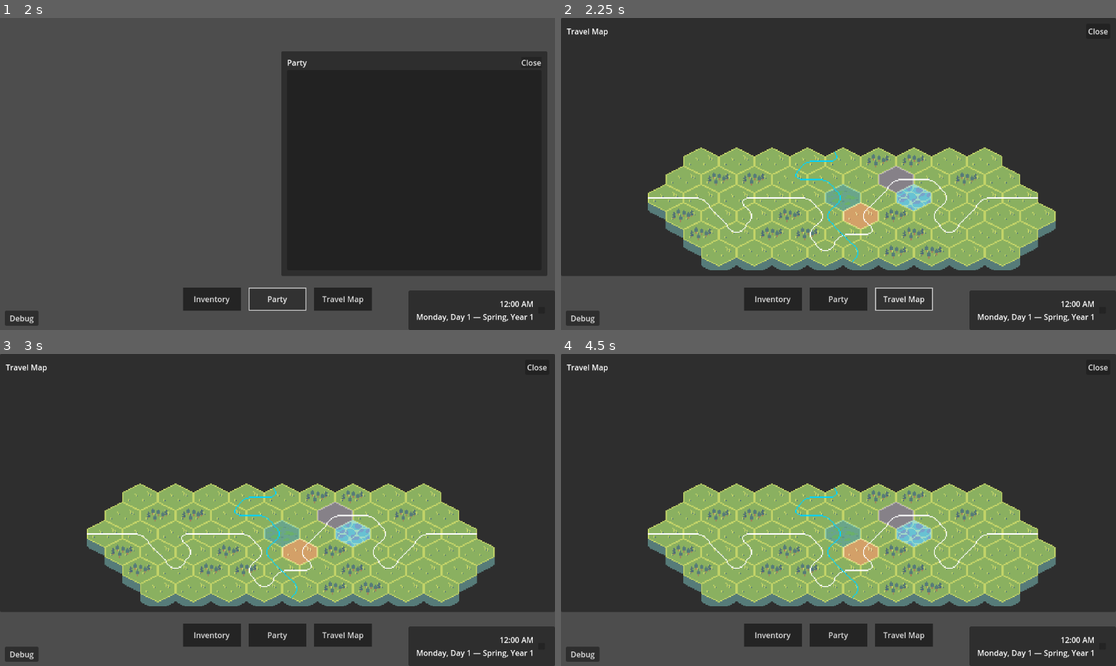
Above: before the commit, frames 1-4 (two rows, left to right).
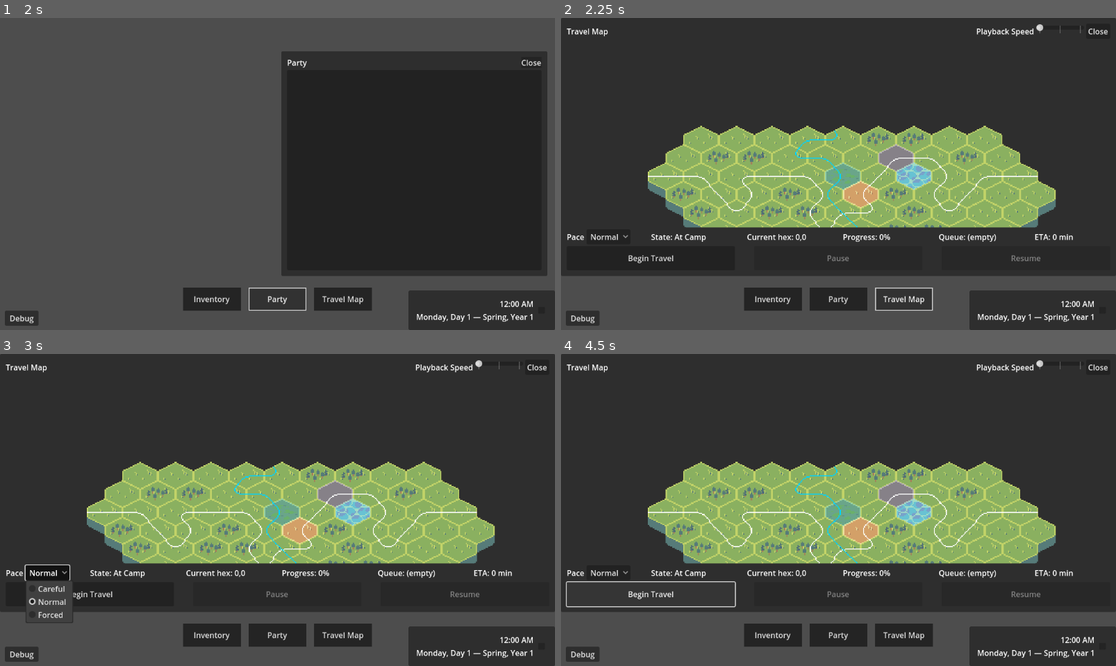
Above: after the commit, the same moments.

Repository: edendraug/frontier-rpg
Game: Godot game, scene res://ui/expedition_hub.tscn
Same seed, same stepped clock (60 frames per second), same inputs: the game is played once before the commit and once after it. This scene is started directly instead of the project's main scene.
Inputs (mouse positions are in pixels of both pictures, inside the frame that each line leads up to):
- Up to frame 1 (2 s): click "Inventory" at 0.5 s; click "Party" at 1.25 s
- Up to frame 2 (2.25 s): click "Travel Map" at 2 s
- Up to frame 3 (3 s): click (49, 572) at 2.75 s, where only the run after the commit has a clickable "Normal"
- Up to frame 4 (4.5 s): click (610, 572) at 3.5 s, where only the run after the commit has a clickable "Normal"; click (649, 594) at 4.25 s, where only the run after the commit has a clickable "Begin Travel"

Frame 1 is identical in both runs. In frame 2, 22% of the frame differs, in the area x 1-94%, y 2-81%; in frame 3, 22%, in the area x 1-94%, y 2-87%; in frame 4, 22%.

Commit message:
Travel System Interaction 2
Controls added to travel panel.

Diff:
--- a/systems/world_generation/scenes/world_map_authoring.tscn
+++ b/systems/world_generation/scenes/world_map_authoring.tscn
@@ -109,12 +109,6 @@
 2:4/0/terrain = 0
 2:4/0/terrains_peering_bit/top_left_side = 0
 2:4/0/terrains_peering_bit/top_right_side = 0
-0:5/0 = 0
-1:5/0 = 0
-2:5/0 = 0
-0:6/0 = 0
-1:6/0 = 0
-2:6/0 = 0
 0:1/0 = 0
 0:1/0/texture_origin = Vector2i(0, -3)
 0:1/0/terrain_set = 0
@@ -223,12 +217,6 @@
 2:4/0/terrain = 0
 2:4/0/terrains_peering_bit/top_left_side = 0
 2:4/0/terrains_peering_bit/top_right_side = 0
-0:5/0 = 0
-1:5/0 = 0
-2:5/0 = 0
-0:6/0 = 0
-1:6/0 = 0
-2:6/0 = 0
 0:1/0 = 0
 0:1/0/texture_origin = Vector2i(0, -3)
 0:1/0/terrain_set = 0
--- a/ui/expedition_hub.tscn
+++ b/ui/expedition_hub.tscn
@@ -1,10 +1,13 @@
-[gd_scene load_steps=7 format=3 uid="uid://dv36i3ivm5svj"]
+[gd_scene load_steps=9 format=3 uid="uid://dv36i3ivm5svj"]
 
 [ext_resource type="Theme" uid="uid://beyooei0gsls" path="res://assets/themes/dialogue_window_theme.tres" id="1_m00r5"]
 [ext_resource type="Script" uid="uid://bxj4wvnekjjio" path="res://ui/expedition_hub.gd" id="1_m1pwa"]
 [ext_resource type="PackedScene" uid="uid://j48ruwj3inp2" path="res://ui/dialogue_window/dialogue_window.tscn" id="2_0oqvb"]
 [ext_resource type="Script" uid="uid://8hbyeb6ediqj" path="res://ui/travel_map_panel.gd" id="3_erf46"]
+[ext_resource type="Script" uid="uid://bx21jcdjybxam" path="res://ui/travel_control_panel.gd" id="3_wpls2"]
 [ext_resource type="PackedScene" uid="uid://buyqvajop1glw" path="res://systems/world_generation/scenes/world_map_authoring.tscn" id="4_24yum"]
+
+[sub_resource type="StyleBoxEmpty" id="StyleBoxEmpty_24yum"]
 
 [sub_resource type="StyleBoxEmpty" id="StyleBoxEmpty_m1pwa"]
 
@@ -101,6 +104,7 @@
 
 [node name="PartyOverlay" type="Panel" parent="PanelsLayer"]
 unique_name_in_owner = true
+visible = false
 anchors_preset = 11
 anchor_left = 1.0
 anchor_right = 1.0
@@ -150,6 +154,7 @@
 
 [node name="InventoryOverlay" type="Panel" parent="PanelsLayer"]
 unique_name_in_owner = true
+visible = false
 anchors_preset = 9
 anchor_bottom = 1.0
 offset_left = 12.0
@@ -225,6 +230,7 @@
 
 [node name="VBoxContainer" type="VBoxContainer" parent="PanelsLayer/TravelMapOverlay/MarginContainer"]
 layout_mode = 2
+script = ExtResource("3_wpls2")
 
 [node name="HBoxContainer" type="HBoxContainer" parent="PanelsLayer/TravelMapOverlay/MarginContainer/VBoxContainer"]
 layout_mode = 2
@@ -233,6 +239,21 @@
 layout_mode = 2
 size_flags_horizontal = 3
 text = "Travel Map"
+
+[node name="PlaybackSpeedLabel" type="Label" parent="PanelsLayer/TravelMapOverlay/MarginContainer/VBoxContainer/HBoxContainer"]
+layout_mode = 2
+text = "Playback Speed"
+
+[node name="PlaybackSpeedSlider" type="HSlider" parent="PanelsLayer/TravelMapOverlay/MarginContainer/VBoxContainer/HBoxContainer"]
+unique_name_in_owner = true
+custom_minimum_size = Vector2(100, 0)
+layout_mode = 2
+min_value = 1.0
+max_value = 20.0
+step = 10.0
+value = 1.0
+tick_count = 3
+ticks_on_borders = true
 
 [node name="TravelMapCloseButton" type="Button" parent="PanelsLayer/TravelMapOverlay/MarginContainer/VBoxContainer/HBoxContainer"]
 unique_name_in_owner = true
@@ -251,7 +272,7 @@
 transparent_bg = true
 handle_input_locally = false
 canvas_item_default_texture_filter = 3
-size = Vector2i(1128, 477)
+size = Vector2i(1128, 396)
 render_target_update_mode = 4
 
 [node name="MapCamera" type="Camera2D" parent="PanelsLayer/TravelMapOverlay/MarginContainer/VBoxContainer/SubViewportContainer/WorldMapViewport"]
@@ -260,6 +281,97 @@
 [node name="WorldMapInstance" parent="PanelsLayer/TravelMapOverlay/MarginContainer/VBoxContainer/SubViewportContainer/WorldMapViewport" instance=ExtResource("4_24yum")]
 unique_name_in_owner = true
 position = Vector2(12, 47)
+
+[node name="HBoxContainer2" type="HBoxContainer" parent="PanelsLayer/TravelMapOverlay/MarginContainer/VBoxContainer"]
+layout_mode = 2
+
+[node name="PaceLabel" type="Label" parent="PanelsLayer/TravelMapOverlay/MarginContainer/VBoxContainer/HBoxContainer2"]
+layout_mode = 2
+text = "Pace"
+
+[node name="PaceOptionButton" type="OptionButton" parent="PanelsLayer/TravelMapOverlay/MarginContainer/VBoxContainer/HBoxContainer2"]
+unique_name_in_owner = true
+layout_mode = 2
+
+[node name="VSeparator" type="VSeparator" parent="PanelsLayer/TravelMapOverlay/MarginContainer/VBoxContainer/HBoxContainer2"]
+layout_mode = 2
+theme_override_constants/separation = 35
+theme_override_styles/separator = SubResource("StyleBoxEmpty_24yum")
+
+[node name="StateLabel" type="Label" parent="PanelsLayer/TravelMapOverlay/MarginContainer/VBoxContainer/HBoxContainer2"]
+unique_name_in_owner = true
+layout_mode = 2
+size_flags_horizontal = 3
+text = "StateLabel"
+
+[node name="VSeparator2" type="VSeparator" parent="PanelsLayer/TravelMapOverlay/MarginContainer/VBoxContainer/HBoxContainer2"]
+layout_mode = 2
+theme_override_constants/separation = 35
+theme_override_styles/separator = SubResource("StyleBoxEmpty_24yum")
+
+[node name="CurrentHexLabel" type="Label" parent="PanelsLayer/TravelMapOverlay/MarginContainer/VBoxContainer/HBoxContainer2"]
+unique_name_in_owner = true
+layout_mode = 2
+size_flags_horizontal = 3
+text = "(0,0)"
+
+[node name="VSeparator3" type="VSeparator" parent="PanelsLayer/TravelMapOverlay/MarginContainer/VBoxContainer/HBoxContainer2"]
+layout_mode = 2
+theme_override_constants/separation = 35
+theme_override_styles/separator = SubResource("StyleBoxEmpty_24yum")
+
+[node name="ProgressLabel" type="Label" parent="PanelsLayer/TravelMapOverlay/MarginContainer/VBoxContainer/HBoxContainer2"]
+unique_name_in_owner = true
+layout_mode = 2
+size_flags_horizontal = 3
+text = "CurrentProgress"
+
+[node name="VSeparator4" type="VSeparator" parent="PanelsLayer/TravelMapOverlay/MarginContainer/VBoxContainer/HBoxContainer2"]
+layout_mode = 2
+theme_override_constants/separation = 35
+theme_override_styles/separator = SubResource("StyleBoxEmpty_24yum")
+
+[node name="QueueLabel" type="Label" parent="PanelsLayer/TravelMapOverlay/MarginContainer/VBoxContainer/HBoxContainer2"]
+unique_name_in_owner = true
+layout_mode = 2
+size_flags_horizontal = 3
+text = "QueueLabel"
+
+[node name="VSeparator5" type="VSeparator" parent="PanelsLayer/TravelMapOverlay/MarginContainer/VBoxContainer/HBoxContainer2"]
+layout_mode = 2
+theme_override_constants/separation = 35
+theme_override_styles/separator = SubResource("StyleBoxEmpty_24yum")
+
+[node name="ETALabel" type="Label" parent="PanelsLayer/TravelMapOverlay/MarginContainer/VBoxContainer/HBoxContainer2"]
+unique_name_in_owner = true
+layout_mode = 2
+size_flags_horizontal = 3
+text = "ETA"
+
+[node name="HBoxContainer3" type="HBoxContainer" parent="PanelsLayer/TravelMapOverlay/MarginContainer/VBoxContainer"]
+layout_mode = 2
+theme_override_constants/separation = 40
+
+[node name="BeginTravelButton" type="Button" parent="PanelsLayer/TravelMapOverlay/MarginContainer/VBoxContainer/HBoxContainer3"]
+unique_name_in_owner = true
+custom_minimum_size = Vector2(0, 50)
+layout_mode = 2
+size_flags_horizontal = 3
+text = "Begin Travel"
+
+[node name="PauseButton" type="Button" parent="PanelsLayer/TravelMapOverlay/MarginContainer/VBoxContainer/HBoxContainer3"]
+unique_name_in_owner = true
+custom_minimum_size = Vector2(0, 50)
+layout_mode = 2
+size_flags_horizontal = 3
+text = "Pause"
+
+[node name="ResumeButton" type="Button" parent="PanelsLayer/TravelMapOverlay/MarginContainer/VBoxContainer/HBoxContainer3"]
+unique_name_in_owner = true
+custom_minimum_size = Vector2(0, 50)
+layout_mode = 2
+size_flags_horizontal = 3
+text = "Resume"
 
 [node name="EscapeMenuOverlay" type="Panel" parent="PanelsLayer"]
 unique_name_in_owner = true
--- /dev/null
+++ b/ui/travel_control_panel.gd
@@ -0,0 +1,82 @@
+extends Control
+
+## Rudimentary control panel for exercising TravelSystem directly --
+## Pace, playback speed, a queue/state/ETA readout, and Begin/Pause/
+## Resume. Companion to travel_map_panel.gd (the map itself); NOT wired
+## to the map visually in any way yet (no highlighting the queue on the
+## map, no click-to-select from here) -- same "prove the pieces work
+## before polishing" posture as everything else in this pass.
+##
+## SCENE SETUP (hand-built in the editor). Suggested placement:
+## alongside the map inside %TravelMapOverlay -- e.g. a sidebar next to
+## the SubViewportContainer -- rather than a separate overlay of its own.
+##   %PaceOptionButton      (OptionButton)
+##   %PlaybackSpeedSlider   (HSlider) — set min/max/step in the Inspector. 0.1-20 is a reasonable starting range for testing both slow-motion and heavy fast-forward.
+##   %StateLabel            (Label)
+##   %CurrentHexLabel       (Label)
+##   %ProgressLabel         (Label) — current_hex_progress as a percentage.
+##   %QueueLabel            (Label) — the queued route, joined into one line.
+##   %ETALabel              (Label) — get_eta_minutes() for the current queue.
+##   %BeginTravelButton     (Button)
+##   %PauseButton           (Button)
+##   %ResumeButton          (Button)
+##
+## Refreshes every label, every frame, unconditionally -- same "just
+## recompute" simplicity Expedition Hub's Party/Inventory overlays
+## already use rather than wiring up selective signal-based updates.
+## Cheap enough at this scale (a handful of getters and label.text
+## assignments); revisit only if this is ever measured as an actual
+## problem, not preemptively.
+
+const PACE_NAMES := ["Careful", "Normal", "Forced"]
+const STATE_NAMES := ["At Camp", "Traveling", "Paused (Player)", "Paused (Event)"]
+
+
+func _ready() -> void:
+	for pace_name in PACE_NAMES:
+		%PaceOptionButton.add_item(pace_name)
+	%PaceOptionButton.selected = TravelSystem.get_pace()
+	%PaceOptionButton.item_selected.connect(func(index: int): TravelSystem.set_pace(index))
+
+	%PlaybackSpeedSlider.value = TravelSystem.get_playback_speed()
+	%PlaybackSpeedSlider.value_changed.connect(TravelSystem.set_playback_speed)
+
+	%BeginTravelButton.pressed.connect(_on_begin_travel_pressed)
+	%PauseButton.pressed.connect(TravelSystem.pause_travel)
+	%ResumeButton.pressed.connect(TravelSystem.resume_travel)
+
+	_refresh()
+
+
+func _process(_delta: float) -> void:
+	_refresh()
+
+
+## Explicit print on failure -- TravelSystem's own push_warning already
+## explains WHY (empty queue / not at camp), but that's easy to miss in
+## the Output panel scrollback; this makes a failed press impossible to
+## mistake for nothing having happened.
+func _on_begin_travel_pressed() -> void:
+	if not TravelSystem.begin_travel():
+		print("TravelControlPanel: begin_travel() refused -- see warning above")
+
+
+func _refresh() -> void:
+	var state := TravelSystem.get_current_state()
+	%StateLabel.text = "State: %s" % STATE_NAMES[state]
+	%CurrentHexLabel.text = "Current hex: %s" % TravelSystem.get_current_hex()
+	%ProgressLabel.text = "Progress: %.0f%%" % (TravelSystem.get_current_hex_progress() * 100.0)
+
+	var queue := TravelSystem.get_queued_route()
+	if queue.is_empty():
+		%QueueLabel.text = "Queue: (empty)"
+	else:
+		%QueueLabel.text = "Queue (%d): %s" % [queue.size(), ", ".join(PackedStringArray(queue))]
+	%ETALabel.text = "ETA: %d min" % TravelSystem.get_eta_minutes(queue)
+
+	# Buttons reflect what's actually LEGAL right now, per
+	# TravelSystem's own state machine -- rather than letting a press
+	# silently no-op with only a console warning to explain why.
+	%BeginTravelButton.disabled = state != TravelState.State.AT_CAMP
+	%PauseButton.disabled = state != TravelState.State.TRAVELING
+	%ResumeButton.disabled = state == TravelState.State.AT_CAMP or state == TravelState.State.TRAVELING
Not shown, added: ui/travel_control_panel.gd.uid
